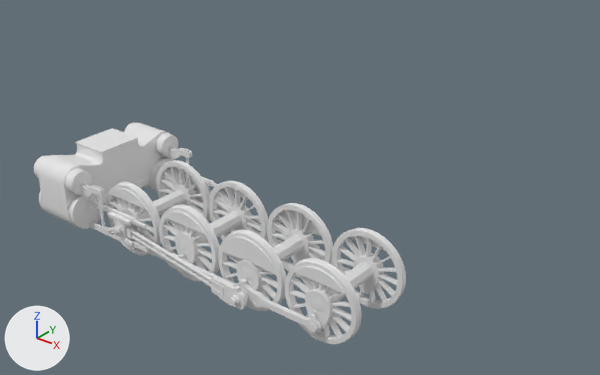
One commit to the Blender file USRA Heavy Mikado/model/Heavy Mikado.blend: the scene before it, then after it.
The view is the same before and after, from a camera (50 mm lens) standing at (9.69, -10.96, 9.31) and looking at (0.44, 0.61, 2.14). Lighting does not change. The marker at lower left points along +X, +Y and +Z.
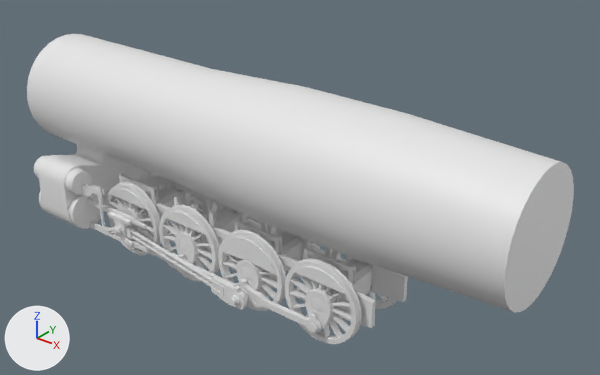
The change, as a list of edits to the scene's bpy script:
```text
Change ob_cylinder:
    remove ob_cylinder.hide_set(True)  # its collection is switched off
Change ob_cube_001:
    remove ob_cube_001.hide_set(True)  # its collection is switched off
Change ob_cube_003:
    remove ob_cube_003.hide_set(True)  # its collection is switched off
Change ob_cube_004:
    remove ob_cube_004.hide_set(True)  # its collection is switched off
Change ob_cube_005:
    remove ob_cube_005.hide_set(True)  # its collection is switched off
Change ob_cube_006:
    remove ob_cube_006.hide_set(True)  # its collection is switched off
Change ob_cube_007:
    remove ob_cube_007.hide_set(True)  # its collection is switched off
Add ob_cube_027:
    ob_cube_027 = bpy.data.objects.new('Cube.027', me_cube_008)  # 24 vertices, 26 faces; spans x -0.045..0.045, y -0.05..0.05, z -0.36..0.015; modifiers MIRROR
    ob_cube_027.location = (1.52, 0.53, 1.65)
    ob_cube_027.scale = (-1.0, 1.0, 1.0)
Add ob_cube_026:
    ob_cube_026 = bpy.data.objects.new('Cube.026', me_cube_008)  # 24 vertices, 26 faces; spans x -0.045..0.045, y -0.05..0.05, z -0.36..0.015; modifiers MIRROR
    ob_cube_026.location = (2.53, 0.53, 1.65)
Add ob_cube_025:
    ob_cube_025 = bpy.data.objects.new('Cube.025', me_cube_007)  # 124 vertices, 140 faces; spans x 0.0..0.56, y -0.035..0.035, z -0.005..0.205; modifiers MIRROR, MIRROR
    ob_cube_025.location = (2.02, 0.53, 1.44)
Add ob_cube_023:
    ob_cube_023 = bpy.data.objects.new('Cube.023', me_cube_005)  # 36 vertices, 28 faces; spans x -0.115..0.085, y -0.075..0.075, z -0.055..0.325; modifiers MIRROR
    ob_cube_023.location = (2.04, 0.53, 1.11)
Add ob_cube_021:
    ob_cube_021 = bpy.data.objects.new('Cube.021', me_cube_008)  # 24 vertices, 26 faces; spans x -0.045..0.045, y -0.05..0.05, z -0.36..0.015; modifiers MIRROR
    ob_cube_021.location = (0.82, 0.53, 1.65)
Add ob_cube_020:
    ob_cube_020 = bpy.data.objects.new('Cube.020', me_cube_007)  # 124 vertices, 140 faces; spans x 0.0..0.56, y -0.035..0.035, z -0.005..0.205; modifiers MIRROR, MIRROR
    ob_cube_020.location = (0.32, 0.53, 1.44)
Add ob_cube_018:
    ob_cube_018 = bpy.data.objects.new('Cube.018', me_cube_005)  # 36 vertices, 28 faces; spans x -0.115..0.085, y -0.075..0.075, z -0.055..0.325; modifiers MIRROR
    ob_cube_018.location = (0.33, 0.53, 1.11)
Add ob_cube_017:
    ob_cube_017 = bpy.data.objects.new('Cube.017', me_cube_008)  # 24 vertices, 26 faces; spans x -0.045..0.045, y -0.05..0.05, z -0.36..0.015; modifiers MIRROR
    ob_cube_017.location = (-1.9, 0.53, 1.65)
    ob_cube_017.scale = (-1.0, 1.0, 1.0)
Add ob_cube_016:
    ob_cube_016 = bpy.data.objects.new('Cube.016', me_cube_008)  # 24 vertices, 26 faces; spans x -0.045..0.045, y -0.05..0.05, z -0.36..0.015; modifiers MIRROR
    ob_cube_016.location = (-0.89, 0.53, 1.65)
Add ob_cube_013:
    ob_cube_013 = bpy.data.objects.new('Cube.013', me_cube_005)  # 36 vertices, 28 faces; spans x -0.115..0.085, y -0.075..0.075, z -0.055..0.325; modifiers MIRROR
    ob_cube_013.location = (-1.38, 0.53, 1.11)
Add ob_cube_011:
    ob_cube_011 = bpy.data.objects.new('Cube.011', me_cube_008)  # 24 vertices, 26 faces; spans x -0.045..0.045, y -0.05..0.05, z -0.36..0.015; modifiers MIRROR
    ob_cube_011.location = (-2.6, 0.53, 1.65)
Add ob_cube_010:
    ob_cube_010 = bpy.data.objects.new('Cube.010', me_cube_007)  # 124 vertices, 140 faces; spans x 0.0..0.56, y -0.035..0.035, z -0.005..0.205; modifiers MIRROR, MIRROR
    ob_cube_010.location = (-3.1, 0.53, 1.44)
Add ob_cube_008:
    ob_cube_008 = bpy.data.objects.new('Cube.008', me_cube_005)  # 36 vertices, 28 faces; spans x -0.115..0.085, y -0.075..0.075, z -0.055..0.325; modifiers MIRROR
    ob_cube_008.location = (-3.09, 0.53, 1.11)
```

Where the change shows, as pixel boxes (x1, y1, x2, y2) in the pictures (600 x 375 px):
'Cylinder', shown
    after: (27, 34, 574, 312)
'Cube.003', shown
    after: (106, 175, 408, 328)
'Cube.007', shown
    after: (325, 259, 373, 308)
'Cube.006', shown
    after: (265, 233, 303, 277)
'Cube.005', shown
    after: (195, 209, 240, 249)
'Cube.004', shown
    after: (139, 187, 184, 225)
'Cube.025', added
    after: (308, 249, 356, 271)
'Cube.020', added
    after: (239, 222, 281, 241)
'Cube.010', added
    after: (122, 175, 157, 192)
'Cube.026', added
    after: (348, 265, 356, 286)
'Cube.021', added
    after: (274, 235, 282, 256)
'Cube.016', added
    after: (209, 209, 216, 228)
'Cube.011', added
    after: (151, 186, 158, 204)
'Cube.027', added
    after: (304, 247, 311, 259)
'Cube.008', added
    after: (139, 180, 178, 208)
'Cube.017', added
    after: (174, 195, 181, 205)
'Cube.001', shown
    after: (105, 175, 146, 205)
'Cube.013', added
    after: (191, 205, 233, 232)
'Cube.023', added
    after: (325, 259, 365, 289)
